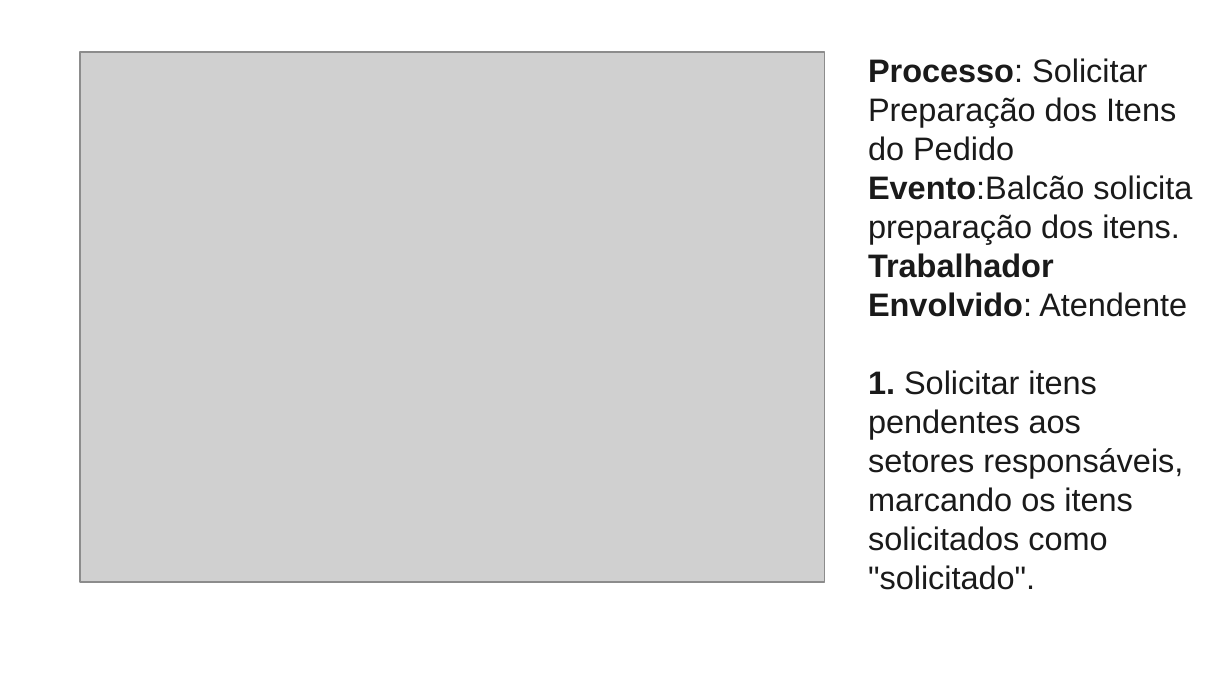
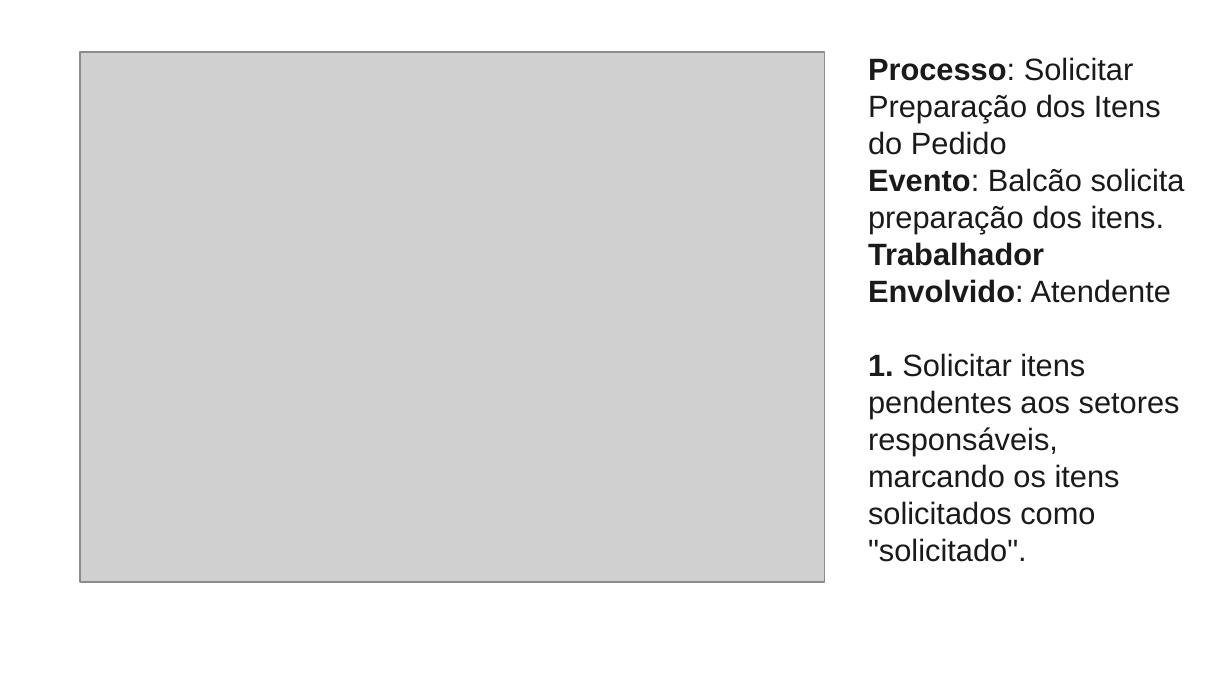
Before and after one commit to sabrinapereira0408/SG2L2, a slide deck: slide 3 of Artefatos/18. Descrição dos Processos de Negócio.pptx. Drawn at 1232x693 pixels with LibreOffice and Linux fonts; fonts in the diff are those of the drawing; grey boxes stand for pictures. Boxes give left, top, right and bottom in pixels: in the first picture for what was removed or moved away, otherwise in the second. Text is boxed around its words. In the diff, an @@ line names an element or a change of style, - is before the commit and + after.

```diff
--- a/Artefatos/18. Descrição dos Processos de Negócio.pptx
+++ b/Artefatos/18. Descrição dos Processos de Negócio.pptx
@@ text at [868, 57, 1180, 562]: size 19 to 18 pt in "Processo: Solicitar Preparação dos Itens do Pedido", "Trabalhador Envolvido: Atendente", "1. Solicitar itens pendentes aos setores responsáveis, ..." @@
@@ text at [868, 168, 1185, 234]: text changed; size 19 to 18 pt @@
-Evento:Balcão solicita preparação dos itens.
+Evento: Balcão solicita preparação dos itens.
```
Also in this commit, not shown: 7 other slides changed, 17 other files.
